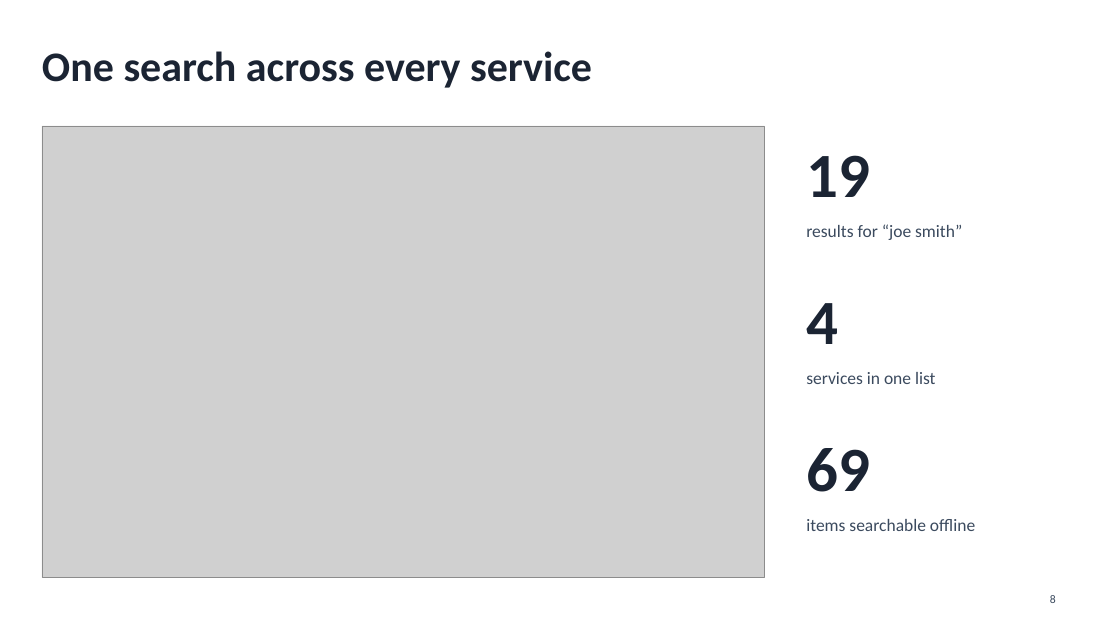
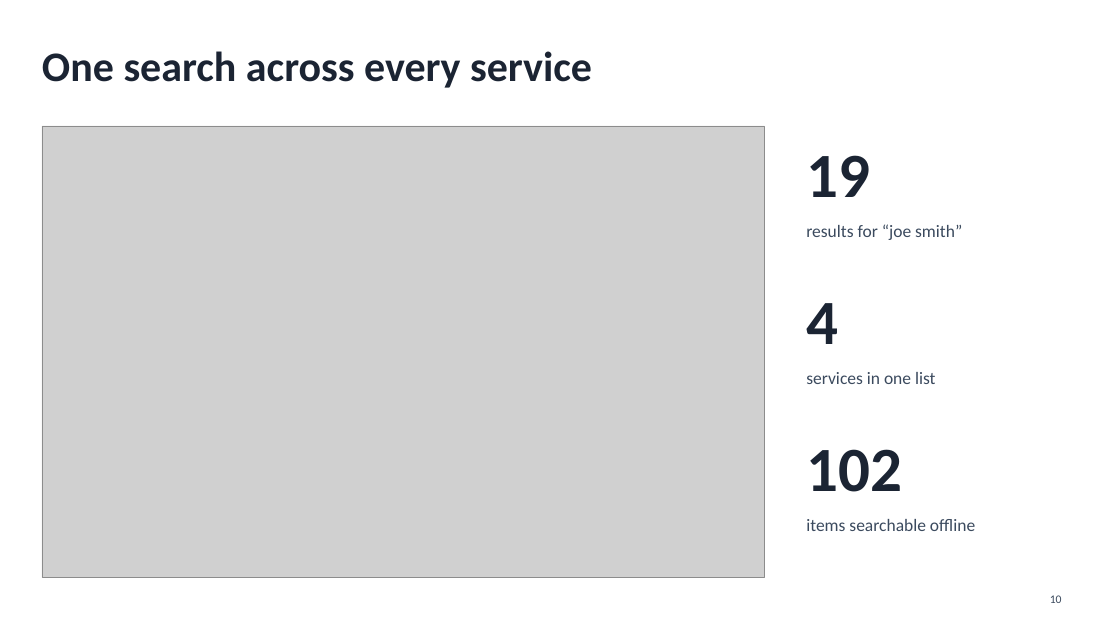
Before and after one commit to abrahamaiproject-bit/Ai-Homework3-Abraham, a slide deck: slide 10 of Homework3_Presentation.pptx (slide 8 before the commit). Drawn at 1120x630 pixels with LibreOffice and Linux fonts; fonts in the diff are those of the drawing; grey boxes stand for pictures. Boxes give left, top, right and bottom in pixels: in the first picture for what was removed or moved away, otherwise in the second. Text is boxed around its words. In the diff, an @@ line names an element or a change of style, - is before the commit and + after.

```diff
--- a/Homework3_Presentation.pptx
+++ b/Homework3_Presentation.pptx
@@ text at [806,449,902,492]: text changed @@
-69
+102
@@ page number at [1050,595,1062,603]: text changed @@
-8
+10
```
Also in this commit, not shown: 4 other slides changed, 2 slides added.
